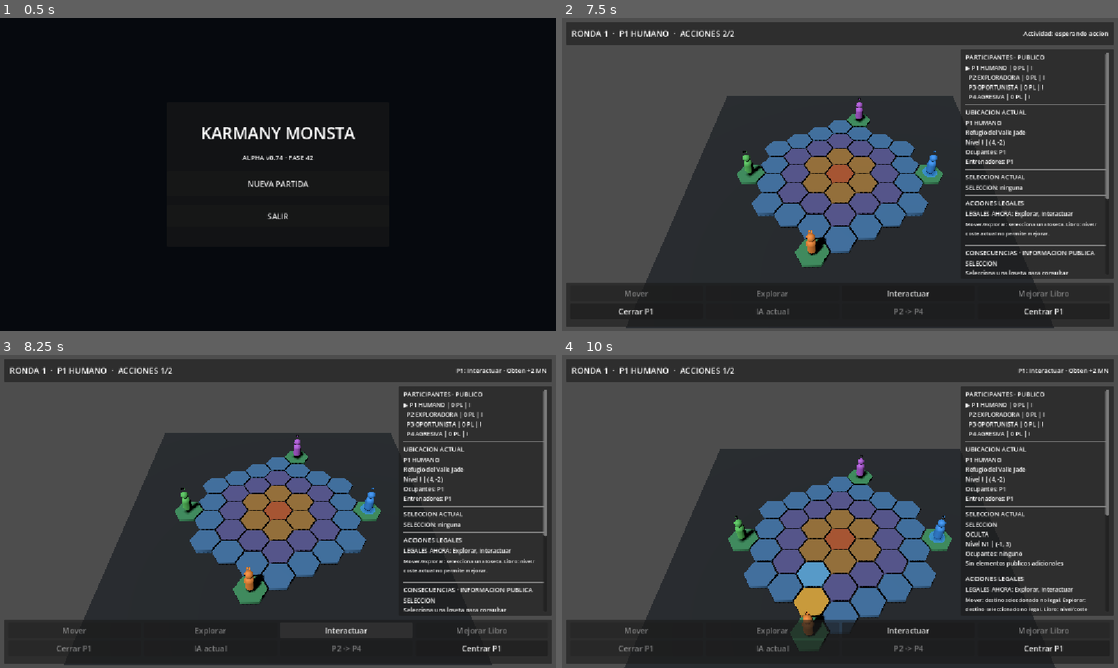
Above: before the commit, frames 1-4 (two rows, left to right).
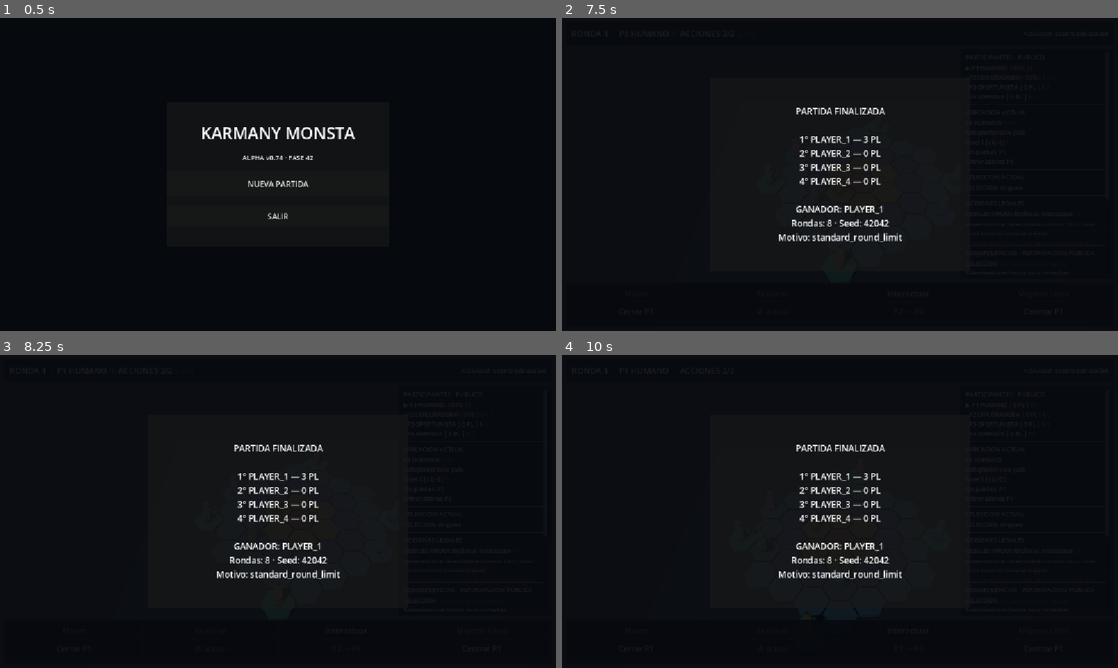
Above: after the commit, the same moments.

Repository: axenoban/Karmany-monsta
Game: Godot game, scene res://tests/phase_42_game_shell_test.tscn
Two runs of this game, one before a commit and one after it. Both use one fixed random seed, a clock stepped at 60 frames per second and the inputs below. This scene is started directly instead of the project's main scene.
Inputs (mouse positions are in pixels of both pictures, inside the frame that each line leads up to):
- Up to frame 1 (0.5 s): no input
- Up to frame 2 (7.5 s): click "NUEVA PARTIDA" at 0.5 s; click "Centrar P1" at 1.25 s; click "SELECCIONAR" at 2 s; click "SELECCIONADO ✓" at 2.75 s; click "SELECCIONAR" at 3.5 s; click "SELECCIONADO ✓" at 4.25 s; click "SELECCIONAR" at 5 s; click "SELECCIONADO ✓" at 5.75 s; click "CONFIRMAR KARMANY" at 6.5 s; click "INICIAR PARTIDA · RONDA 1" at 7.25 s
- Up to frame 3 (8.25 s): click "Interactuar" at 8 s
- Up to frame 4 (10 s): click (634, 649) at 8.75 s, where only the run after the commit has a clickable "Cerrar P1"; tap Enter at 9.5 s; move the mouse to (812, 574) at 9.52 s; hold W from 9.53 s (still down); tap M at 9.6 s; click (812, 574) at 9.67 s

Frame 1 is identical in both runs. In frame 2, 79% of the frame differs, in the area x 0-100%, y 0-100%; in frame 3, 81%; in frame 4, 82%.
Error before the commit: Invalid access to property or key 'process_frame' on a base object of type 'null instance'. (res://scripts/ui/phase_35_four_player_visual_bridge.gd:260)
Error after the commit: Invalid call. Nonexistent function 'begin_teardown' in base 'Node3D (KarmanyPhase41HumanSetupBridge)'. (res://scripts/app/main.gd:234)

Commit message:
fix: retire matches without orphaning visual coroutines

Diff:
--- a/scripts/app/main.gd
+++ b/scripts/app/main.gd
@@ -226,14 +226,20 @@
 				manager.stop_match()
 
 	var old_root := active_match_root
+	if old_root != null and is_instance_valid(old_root):
+		# F42 lifecycle: primero se cancela la presentacion asíncrona y luego se
+		# agenda la liberacion manteniendo la raiz dentro del SceneTree. No usamos
+		# remove_child(): eso convertia F35/F38 en [Orphan] mientras sus awaits
+		# pendientes todavia podian reanudarse.
+		old_root.begin_teardown()
+		old_root.visible = false
+		old_root.process_mode = Node.PROCESS_MODE_DISABLED
+		old_root.queue_free()
+		match_destroyed.emit()
+
 	active_match_root = null
 	active_human_setup = null
 	active_full_session = null
-	if old_root != null and is_instance_valid(old_root):
-		if old_root.get_parent() != null:
-			old_root.get_parent().remove_child(old_root)
-		old_root.queue_free()
-		match_destroyed.emit()
 	if match_host != null:
 		match_host.visible = false
 
